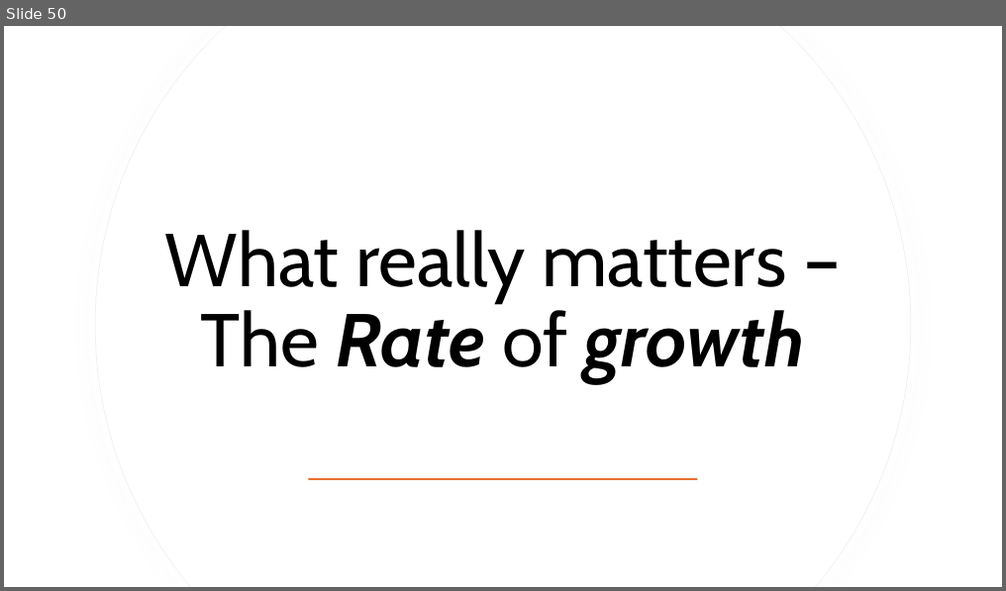
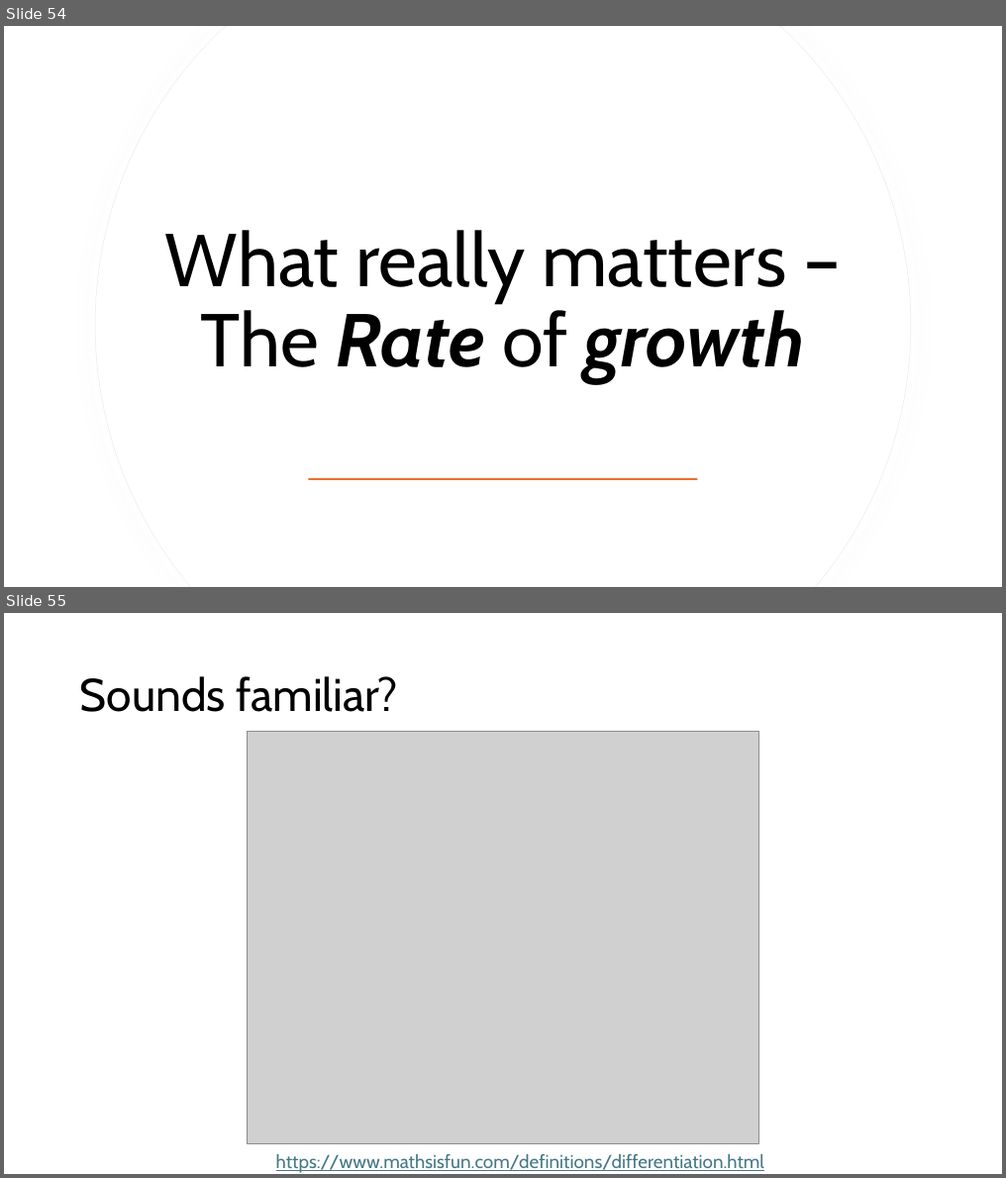
Before and after one commit to RobertNagy299/dsa-i-teaching, a slide deck: MyOwnPresentations/Data Structures and Algorithms I.pptx. Shown one above the other, each under a label of ours: slide 50 before the commit, slides 54 and 55 after it. The pictures are 1006x591 and 1006x1178 pixels, drawn with LibreOffice and Linux fonts; fonts in the diff are those of the drawing; grey boxes stand for pictures. Boxes give left, top, right and bottom in pixels: in the first picture for what was removed or moved away, otherwise in the second. Text is boxed around its words. In the diff, an @@ line names an element or a change of style, - is before the commit and + after.

```diff
--- a/MyOwnPresentations/Data Structures and Algorithms I.pptx
+++ b/MyOwnPresentations/Data Structures and Algorithms I.pptx
@@ slide 55 added at (4, 613, 1002, 1174), background #FFFFFF @@
@@ title added at (80, 676, 397, 712), 44 pt, text #000000 @@
+Sounds familiar?
@@ picture added at (248, 731, 759, 1146) @@
@@ picture added at (386, 752, 487, 781) @@
@@ text added at (276, 1155, 764, 1173), 18 pt, text #467886, underline @@
+https://www.mathsisfun.com/definitions/differentiation.html
@@ what was slide 50 is now slide 54 @@
```
Also in this commit, not shown: 4 slides changed, 8 other slides added, 2 other files.
